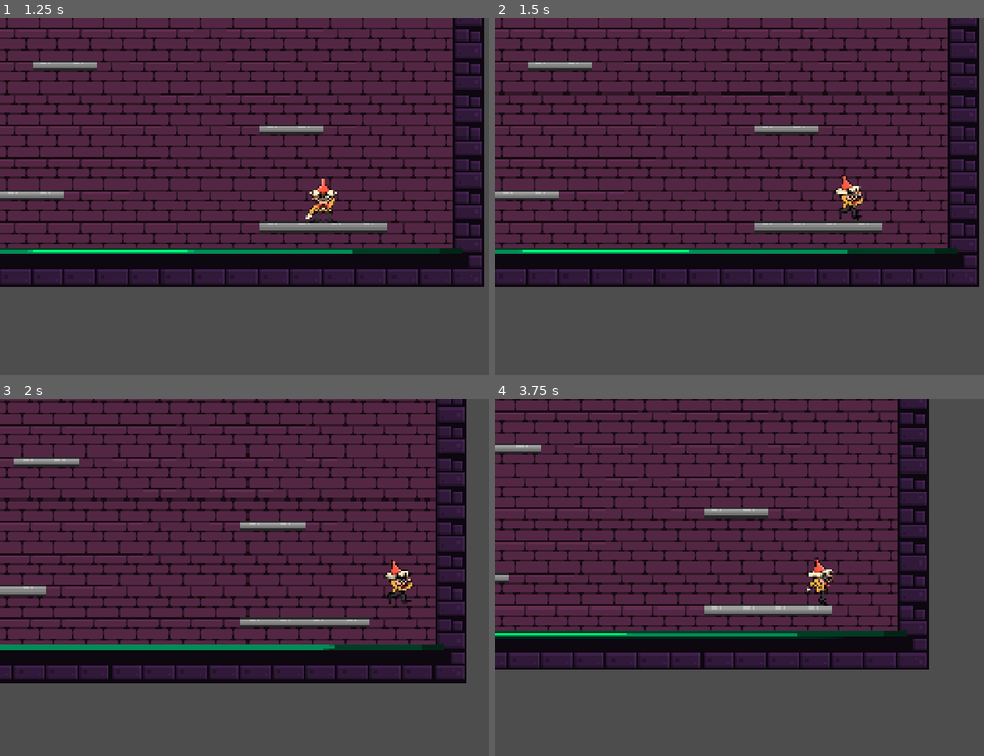
Above: before the commit, frames 1-4 (two rows, left to right).
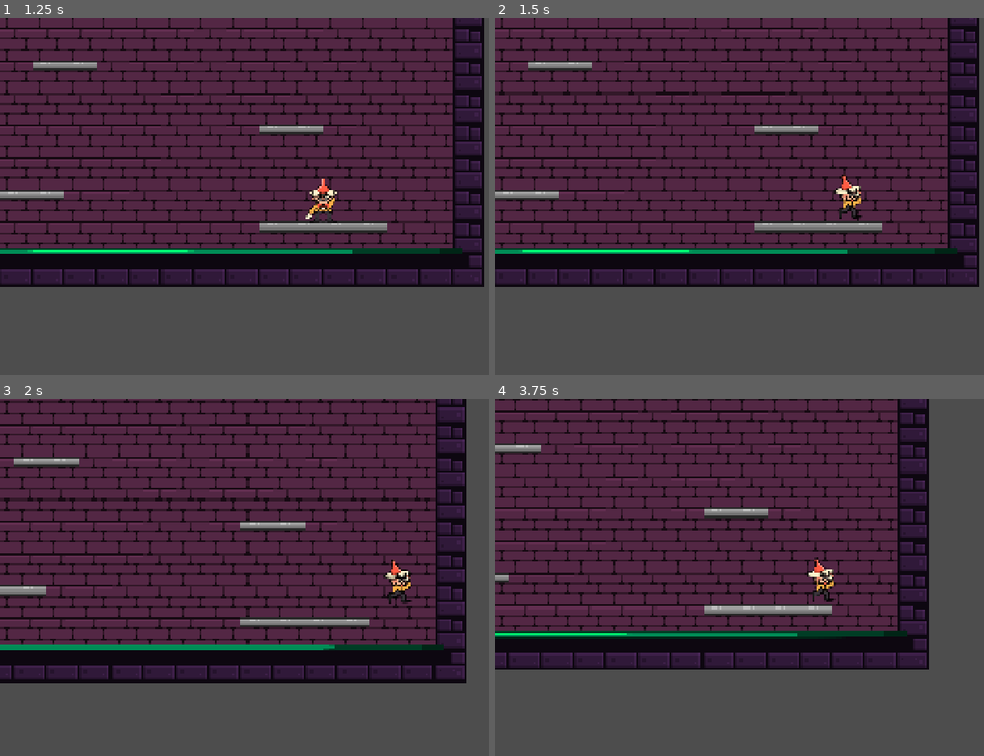
Above: after the commit, the same moments.

Repository: mokoszerosy/giera-dzamik-v4
Game: Godot game, scene res://scenes/main_menu.tscn
The game is run twice, just before and just after one commit, with the same random seed, the same clock (stepped at 60 frames per second) and the same inputs. The engine's default icon, where the game draws it, is replaced by a stand-in: a white triangle on a blue panel in a dark square.
Inputs:
- Up to frame 1 (1.25 s): click "Play" at 0.5 s
- Up to frame 2 (1.5 s): hold Right (move_right) from 1.28 s (still down)
- Up to frame 3 (2 s): keep holding Right (move_right); tap Space (jump) at 1.52 s
- Up to frame 4 (3.75 s): tap Space (jump) at 2.27 s; release Right (move_right) at 2.78 s; hold A (move_left) 2.78-3.53 s; hold Right (move_right) from 3.53 s (still down)

Frame 1 is identical in both runs. In frame 2, less than 0.1% of the frame differs, in the area x 70-76%, y 48-53%; in frame 3, less than 0.1%; in frame 4, 0.3%, in the area x 63-70%, y 47-58%.

Commit message:
dodalem ucho

Diff:
--- a/gieranadzamik4/scripts/player.gd
+++ b/gieranadzamik4/scripts/player.gd
@@ -29,10 +29,13 @@
 			velocity.x = direction * grounded_horizontal_speed
 		else:
 			velocity.x = direction * horizontal_speed
-		anim_sprite.play("run_left")
+
 		if direction > 0:
+			anim_sprite.play("run_right")
 			anim_sprite.flip_h = true
+
 		else:
+			anim_sprite.play("run_left")
 			anim_sprite.flip_h = false
 	else:
 		velocity.x = move_toward(velocity.x, 0, horizontal_speed)
Binary file changed: gieranadzamik4/assets/sprites/player/playeranimations/runright/runningright0000.png
Not shown, changed: gieranadzamik4/assets/sprites/player/playeranimations/runright/runningright0000.png.import
Binary file changed: gieranadzamik4/assets/sprites/player/playeranimations/runright/runningright0001.png
Not shown, changed: gieranadzamik4/assets/sprites/player/playeranimations/runright/runningright0001.png.import
Binary file changed: gieranadzamik4/assets/sprites/player/playeranimations/runright/runningright0002.png
Not shown, changed: gieranadzamik4/assets/sprites/player/playeranimations/runright/runningright0002.png.import
Binary file changed: gieranadzamik4/assets/sprites/player/playeranimations/runright/runningright0003.png
Not shown, changed: gieranadzamik4/assets/sprites/player/playeranimations/runright/runningright0003.png.import
Binary file changed: gieranadzamik4/assets/sprites/player/playeranimations/runright/runningright0004.png
Not shown, changed: gieranadzamik4/assets/sprites/player/playeranimations/runright/runningright0004.png.import
Binary file changed: gieranadzamik4/assets/sprites/player/playeranimations/runright/runningright0005.png
Not shown, changed: gieranadzamik4/assets/sprites/player/playeranimations/runright/runningright0005.png.import
(and 13 more such lines)
